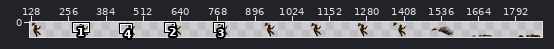
Edited in one commit: sprite sheet (Duelity_UnityProject/Assets/Sprites/Player/Death.png). The picture above shows the old version from afar; the outline marks the close-up.
Close-up. Before the edit:
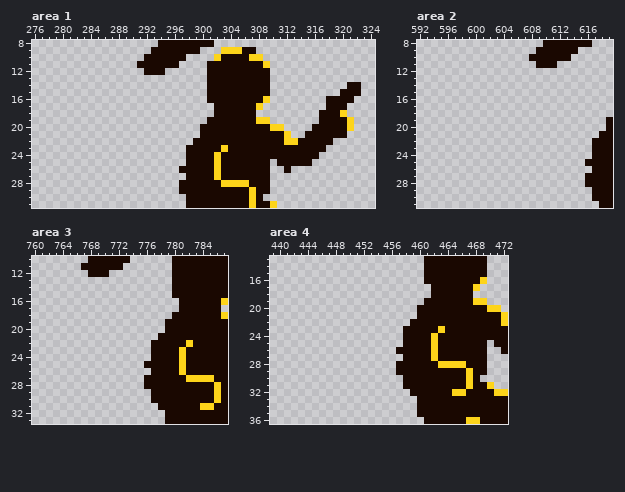
The file is 1956x52 pixels. Shown: area 1: x 276..324, y 8..31; area 2: x 592..619, y 8..31; area 3: x 760..787, y 10..33; area 4: x 439..472, y 13..36. The wide view leaves out empty margins. The commit also changed other parts of the picture, which this record leaves out.
The result:
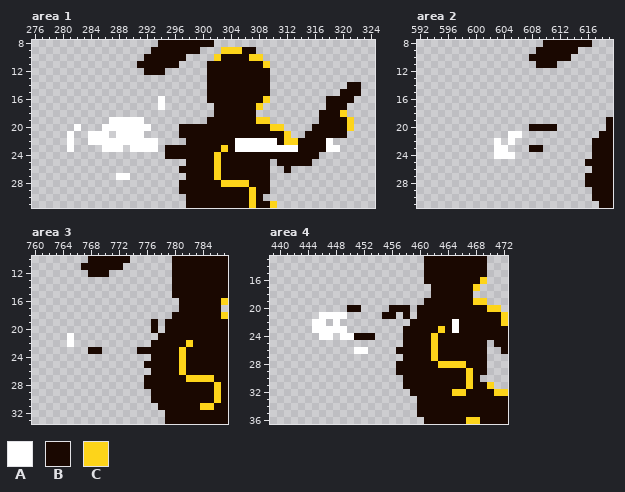
Palette (. is transparent): A #ffffff  B #1a0801  C #fdd41a
From old to new:
--- area 1
@@ x 276..324 @@
 15 .........................BBBBBBBBB..........BBB..
-16 .........................BBBBBBBBC........BBBB...
-17 ..........................BBBBBBC.........BBB....
+16 ..................A......BBBBBBBBC........BBBB...
+17 ..................A.......BBBBBBC.........BBB....
 18 ..........................BBBBBB.........BBBC....
-19 .........................BBBBBBBCC.......BBBBC...
-20 ........................BBBBBBBBBBCC....BBBBBC...
-21 ........................BBBBBBBBBBBBC..BBBBBB....
-22 .......................BBBBBBBBBBBBBCCBBBBB......
-23 ......................BBBBBCBBBBBBBBBBBBBB.......
-24 ......................BBBBCBBBBBBBBBBBBBB........
+19 ...........AAAAA.........BBBBBBBCC.......BBBBC...
+20 ......A...AAAAAAA....BBBBBBBBBBBBBCC....BBBBBC...
+21 .....A..AAA.AAAA.....BBBBBBBBBBBBBBBC..BBBBBB....
+22 .....A..AAAAAAAAAA....BBBBBBBAAAAAABCCBBBBA......
+23 .....A....AAA.AAAA.BBBBBBBBCBAAAAAAAAABBBBAA.....
+24 ...................BBBBBBBCBBBBBBBBBBBBBB........
 25 ......................BBBBCBBBBBBB.BBBBB.........
 26 .....................BBBBBCBBBBBBB..B............
-27 ......................BBBBCBBBBBBB...............
+27 ............AA........BBBBCBBBBBBB...............
 28 .....................BBBBBBCCCCBBB...............
--- area 2
@@ x 601..613 @@
 19 .............
-20 .............
-21 .............
-22 .............
-23 .............
-24 .............
+20 .......BBBB..
+21 ....AA.......
+22 ..A.A........
+23 ..AA...BB....
+24 ..AAA........
 25 .............
--- area 3
@@ x 763..779 @@
 18 .................
-19 ................B
-20 ................B
-21 ...............BB
-22 ..............BBB
-23 ..............BBB
+19 ..............B.B
+20 ..............B.B
+21 ..A............BB
+22 ..A...........BBB
+23 .....BB.....BBBBB
 24 ..............BBB
--- area 4
@@ x 439..472 @@
 19 ......................BBBBBBBCC...
-20 .....................BBBBBBBBBBCC.
-21 .....................BBBBBBBBBBBBC
-22 ....................BBBBBBBBBBBBBC
-23 ...................BBBBBCBBBBBBBBB
-24 ...................BBBBCBBBBBBBBBB
+20 ...........BB....BBB.BBBBBBBBBBCC.
+21 .......AAAA.....BB.B.BBBBBBBBBBBBC
+22 ......AA.A..........BBBBBBABBBBBBC
+23 ......AAAAA........BBBBBCBABBBBBBB
+24 .......AA.AABBB....BBBBCBBBBBBBBBB
 25 ...................BBBBCBBBBBBB.BB
-26 ..................BBBBBCBBBBBBB..B
+26 ............AA....BBBBBCBBBBBBB..B
 27 ...................BBBBCBBBBBBB...
Where, in picture pixels (left, top, right, bottom), the same in both close-ups:
added: (67, 96, 200, 180)
changed: (235, 138, 298, 152)
changed: (326, 138, 340, 152)
added: (494, 124, 557, 159)
added: (137, 319, 158, 354)
added: (67, 333, 102, 354)
added: (312, 305, 410, 354)
changed: (452, 319, 459, 333)
